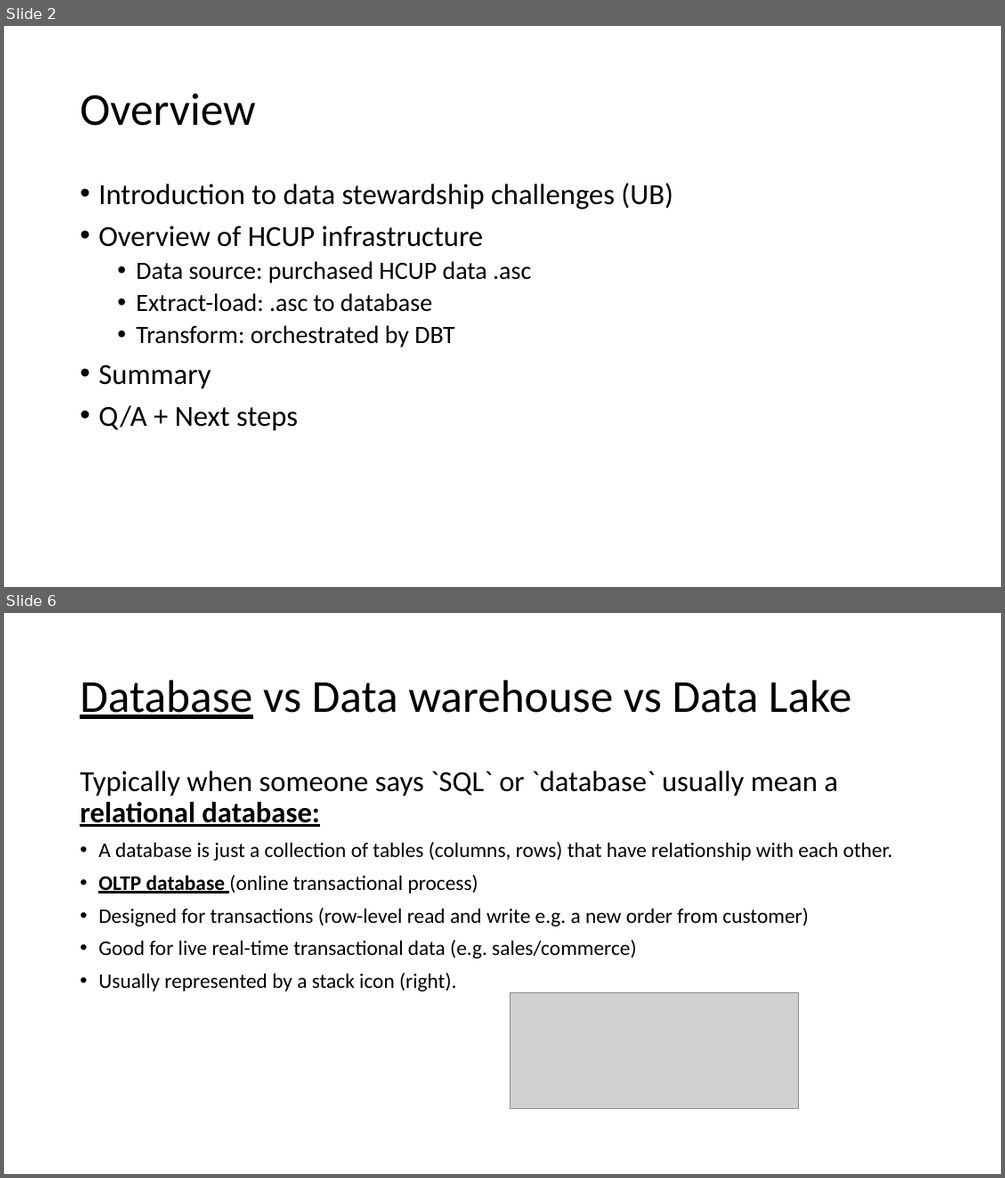
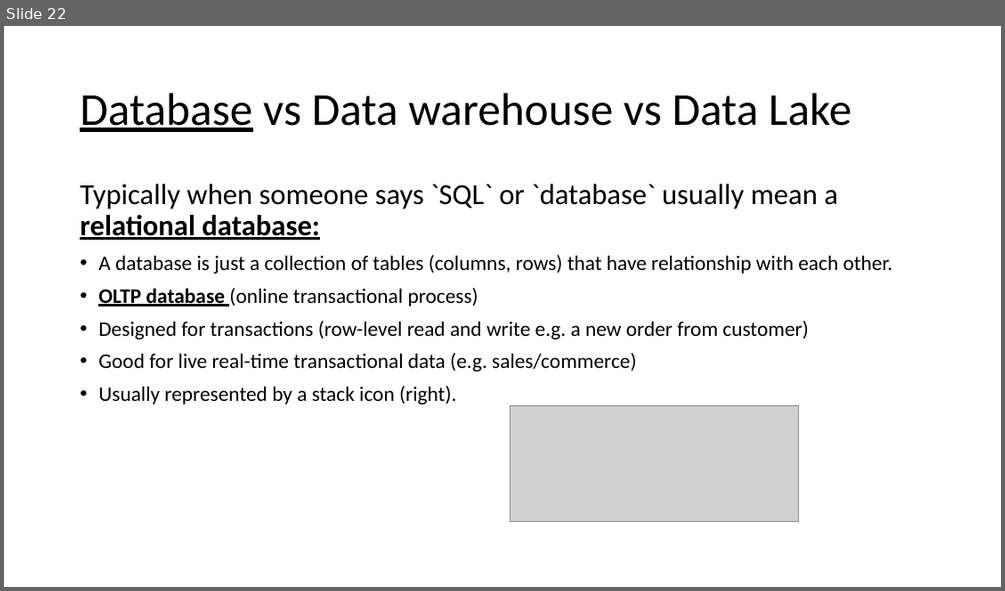
Before and after one commit to federman/hcup-extraction-loading, a slide deck: documents/presentations/2023-04-12 Weekly forum RL.pptx. Shown one above the other, each under a label of ours: slides 2 and 6 before the commit, slide 22 after it; the slides between them are not shown. The pictures are 1005x1178 and 1005x591 pixels, drawn with LibreOffice and Linux fonts; fonts in the diff are those of the drawing; grey boxes stand for pictures. Boxes give left, top, right and bottom in pixels: in the first picture for what was removed or moved away, otherwise in the second. Text is boxed around its words. In the diff, an @@ line names an element or a change of style, - is before the commit and + after.

```diff
--- a/documents/presentations/2023-04-12 Weekly forum RL.pptx
+++ b/documents/presentations/2023-04-12 Weekly forum RL.pptx
@@ slide 2 removed at <box>4,26,1001,587</box>, background #FFFFFF @@
@@ title removed at <box>80,93,255,126</box> @@
-Overview
@@ text removed at <box>98,183,672,431</box> @@
-• Introduction to data stewardship challenges (UB)
-• Overview of HCUP infrastructure
-  • Data source: purchased HCUP data .asc
-  • Extract-load: .asc to database
-  • Transform: orchestrated by DBT
-• Summary
-• Q/A + Next steps
@@ what was slide 6 is now slide 22 @@
```
Also in this commit, not shown: 4 slides changed, 14 slides added, 3 other slides removed.
